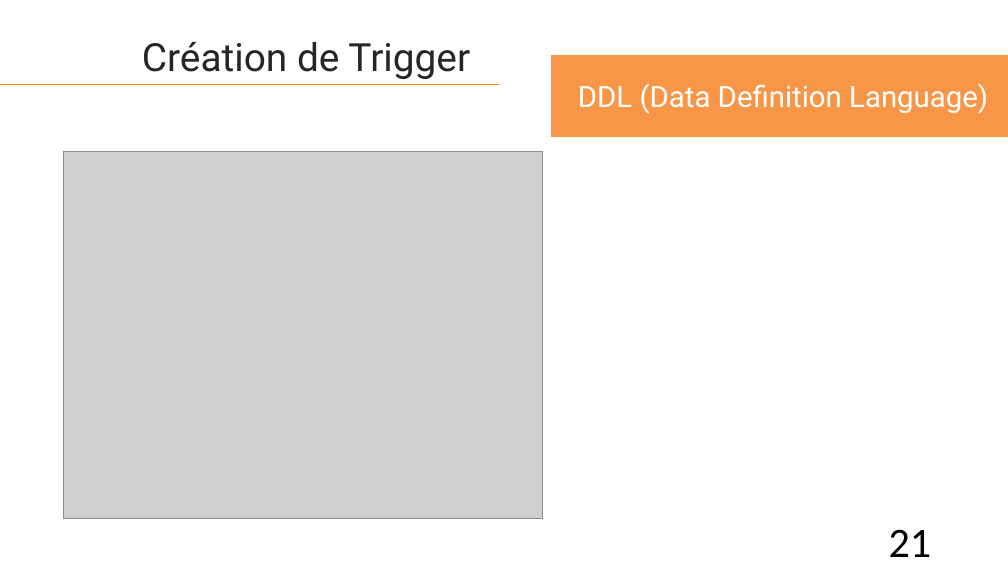
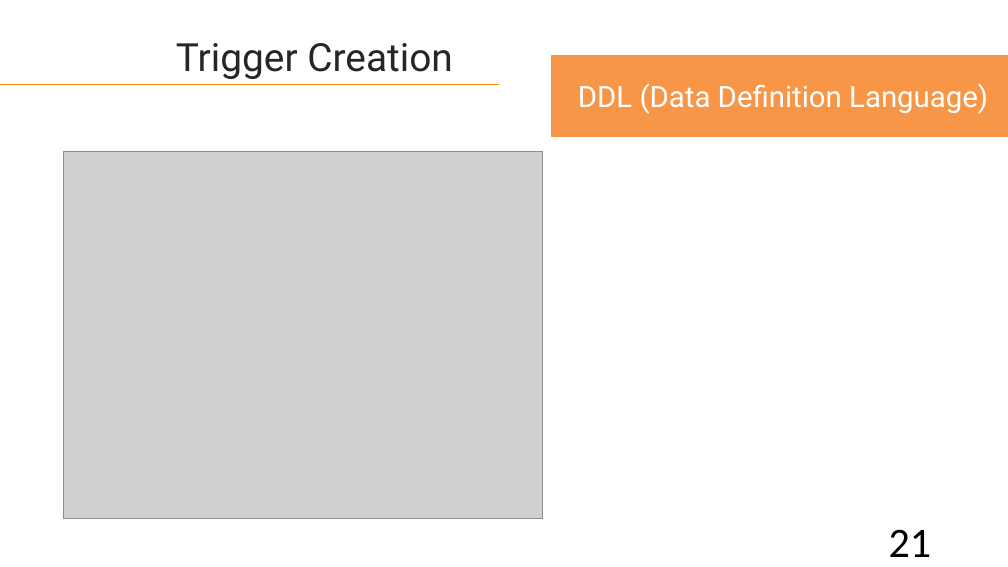
Before and after one commit to lahcenrahlaoui/Wingardium_Leviosaaaa, a slide deck: slide 21 of Presentation-projet-SQLite (1) - Copy.pptx. Drawn at 1008x567 pixels with LibreOffice and Linux fonts; fonts in the diff are those of the drawing; grey boxes stand for pictures. Boxes give left, top, right and bottom in pixels: in the first picture for what was removed or moved away, otherwise in the second. Text is boxed around its words. In the diff, an @@ line names an element or a change of style, - is before the commit and + after.

```diff
--- a/Presentation-projet-SQLite (1) - Copy.pptx
+++ b/Presentation-projet-SQLite (1) - Copy.pptx
@@ text at box(176, 43, 453, 79): text changed @@
-Création de Trigger
+Trigger Creation
```
Also in this commit, not shown: 17 other slides changed.
